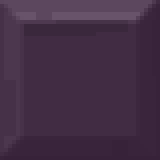
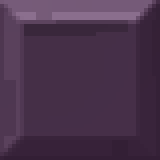
Layer changes from the first (160, 160) image to the second:
added layer "Layer 9" above "Layer 8 copy" over [left=0, top=0, right=160, bottom=160]
